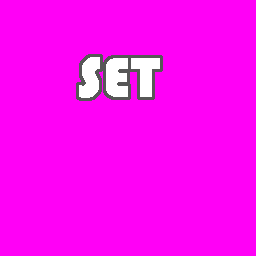
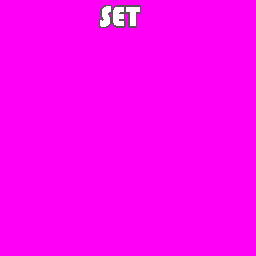
Two versions of the same layered image (256x256). Layer-by-layer changes:
painted on "Layer 4" over [79, 6, 160, 98]
painted on "Layer 3" over [76, 5, 163, 101]
